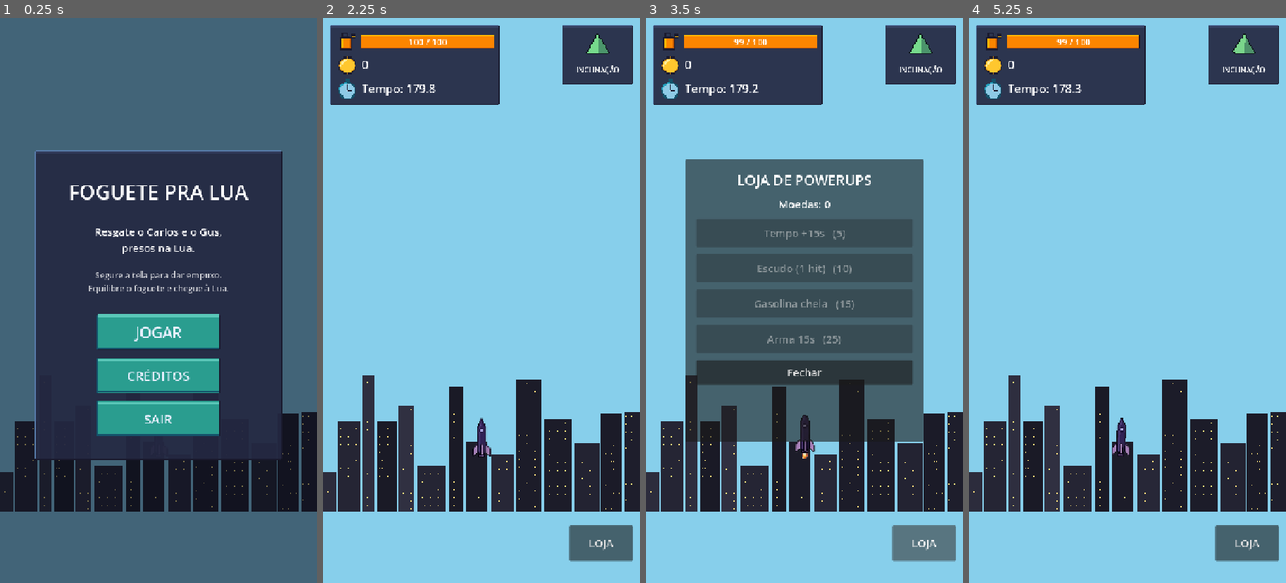
Above: before the commit, frames 1-4 (left to right).
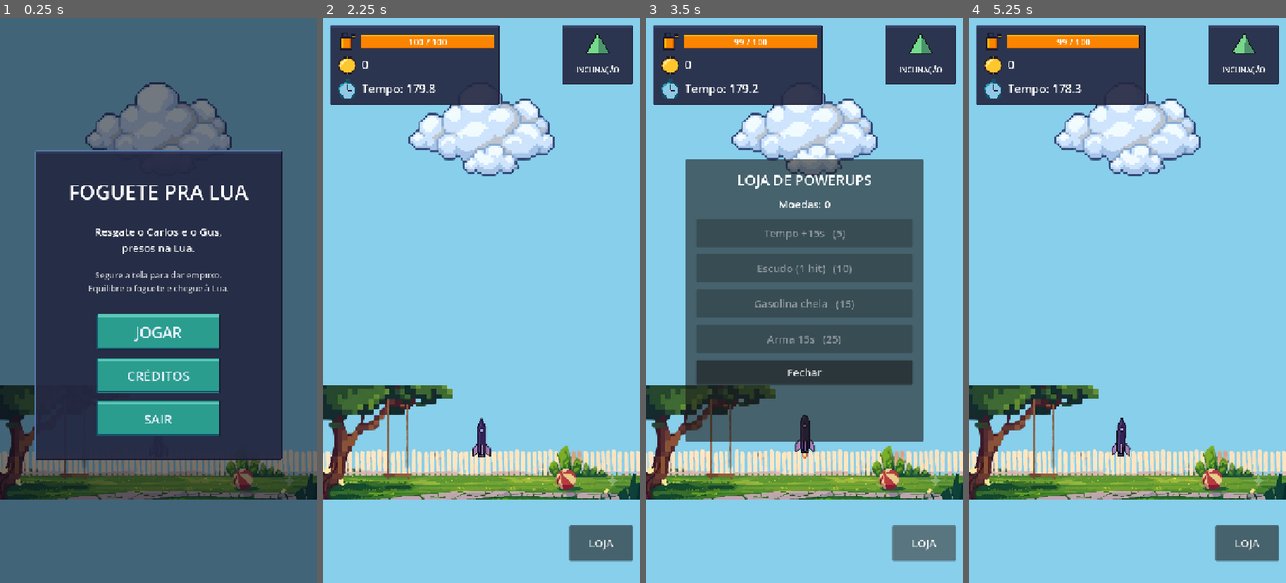
Above: after the commit, the same moments.

Repository: lucasevero/foguete-pra-lua
Game: Godot game, scene res://main.tscn
Same seed, same stepped clock (60 frames per second), same inputs: the game is played once before the commit and once after it.
Inputs:
- Up to frame 1 (0.25 s): no input
- Up to frame 2 (2.25 s): click "JOGAR" at 0.5 s; click "Atender" at 1.25 s; click "Pular" at 2 s
- Up to frame 3 (3.5 s): click "LOJA" at 2.75 s
- Up to frame 4 (5.25 s): click "Fechar" at 3.5 s; click "LOJA" at 4.25 s; click "Fechar" at 5 s

The runs differ from the first frame. In frame 1, 13% of the frame differs, in the area x 0-100%, y 11-88%; in frame 2, 21%, in the area x 0-100%, y 13-88%; in frame 3, 20%; in frame 4, 21%.

Commit message:
Wire background + fuel pixel-art assets
background (parallax_bg): bg_city.png on the City marker (backyard, scale 0.4),
bg_moon.png on the Moon marker (scale 0.9), new Clouds node with bg_clouds.png
(low altitude, fades out as you climb). Dropped the procedural city/moon
placeholders; stars stay procedural until bg_stars arrives.
pickups: fuel_can.png replaces the fuel ColorRect (collision 44x44).

Cutscene backgrounds and the coin HUD icon were already wired by their owners.

Verified: imports clean, editor renders, web re-exported.

Co-Authored-By: Claude Opus 4.8 <noreply@anthropic.com>

Diff:
--- a/fuel.tscn
+++ b/fuel.tscn
@@ -1,19 +1,16 @@
-[gd_scene load_steps=3 format=3]
+[gd_scene load_steps=4 format=3]
 
 [ext_resource type="Script" path="res://fuel.gd" id="1"]
+[ext_resource type="Texture2D" path="res://assets/sprites/pickups/fuel_can.png" id="2"]
 
 [sub_resource type="RectangleShape2D" id="1"]
-size = Vector2(28, 28)
+size = Vector2(44, 44)
 
 [node name="Fuel" type="Area2D"]
 script = ExtResource("1")
 
-[node name="Sprite" type="ColorRect" parent="."]
-offset_left = -14.0
-offset_top = -14.0
-offset_right = 14.0
-offset_bottom = 14.0
-color = Color(0.3, 0.9, 0.4, 1)
+[node name="Sprite" type="Sprite2D" parent="."]
+texture = ExtResource("2")
 
 [node name="Collision" type="CollisionShape2D" parent="."]
 shape = SubResource("1")
--- a/parallax_bg.gd
+++ b/parallax_bg.gd
@@ -1,13 +1,10 @@
 extends Node2D
 ## DONO: Dev C — camadas de fundo. Área: pickups.
-## Céu (gradiente por código) + estrelas (Parallax2D, aparecem no espaço) +
-## CIDADE/chão no início (skyline estilo São Paulo) + Lua (bola) no topo.
+## Céu (gradiente por código) + nuvens (baixa altitude) + estrelas (surgem no
+## espaço) + CIDADE/quintal no início + Lua (destino) no topo.
 ##
 ## Escuta GameEvents.altitude_changed (0.0 = chão, 1.0 = Lua).
-##
-## PLACEHOLDERS PROCEDURAIS: enquanto não chega a pixel art, gera texturas
-## simples em código. Pra usar o sprite real: no editor, arraste o PNG pra
-## `texture` do nó (StarsSprite / City / Moon) — o placeholder some sozinho.
+## Estrelas ainda são placeholder procedural (sem asset bg_stars ainda).
 
 @export var earth_sky: Color = Color(0.53, 0.81, 0.92)
 @export var deep_space: Color = Color(0.02, 0.02, 0.08)
@@ -17,6 +14,7 @@
 @onready var sky_rect: ColorRect = $SkyLayer/SkyRect
 @onready var stars: Parallax2D = $Stars
 @onready var stars_sprite: Sprite2D = $Stars/StarsSprite
+@onready var clouds: Sprite2D = $Clouds
 @onready var city: Sprite2D = $City
 @onready var moon: Sprite2D = $Moon
 
@@ -26,21 +24,23 @@
 	if stars_sprite.texture == null:
 		stars_sprite.texture = _make_star_tile(256)
 		stars.repeat_size = Vector2(256, 256)
-	if city.texture == null:
-		city.texture = _make_city(720, 340)
+
+	city.scale = Vector2(0.4, 0.4)          # bg_city 1800x700 -> ~720 de largura
 	city.position = Vector2(360, ground_y)
-	if moon.texture == null:
-		moon.texture = _make_disc(240, Color(0.82, 0.82, 0.86))
+	moon.scale = Vector2(0.9, 0.9)
 	moon.position = Vector2(360, moon_y)
+	clouds.scale = Vector2(0.7, 0.7)
+	clouds.position = Vector2(360, ground_y - 700)  # camada baixa, acima do quintal
 
 	_on_altitude_changed(0.0)
 
 func _on_altitude_changed(ratio: float) -> void:
 	var r := clampf(ratio, 0.0, 1.0)
 	sky_rect.color = earth_sky.lerp(deep_space, r)
-	stars_sprite.modulate.a = r   # estrelas surgem conforme sobe pro espaço
+	stars_sprite.modulate.a = r                        # estrelas surgem no espaço
+	clouds.modulate.a = clampf(1.0 - r * 3.5, 0.0, 1.0) # nuvens só perto do chão
 
-# --- Placeholders procedurais (remover quando a pixel art entrar) ---
+# --- Placeholder procedural das estrelas (trocar quando chegar bg_stars) ---
 
 func _make_star_tile(size: int) -> ImageTexture:
 	var img := Image.create(size, size, false, Image.FORMAT_RGBA8)
@@ -49,39 +49,3 @@
 		var b := randf_range(0.6, 1.0)
 		img.set_pixel(randi() % size, randi() % size, Color(b, b, b, 1.0))
 	return ImageTexture.create_from_image(img)
-
-func _make_disc(diameter: int, color: Color) -> ImageTexture:
-	var img := Image.create(diameter, diameter, false, Image.FORMAT_RGBA8)
-	img.fill(Color(0, 0, 0, 0))
-	var radius := diameter / 2.0
-	var center := Vector2(radius, radius)
-	for y in diameter:
-		for x in diameter:
-			if Vector2(x, y).distance_to(center) <= radius - 1.0:
-				img.set_pixel(x, y, color)
-	return ImageTexture.create_from_image(img)
-
-func _make_city(w: int, h: int) -> ImageTexture:
-	# Skyline placeholder: prédios silhueta com janelas acesas (troca por pixel art).
-	var img := Image.create(w, h, false, Image.FORMAT_RGBA8)
-	img.fill(Color(0, 0, 0, 0))
-	var x := 0
-	while x < w:
-		var bw := randi_range(28, 64)
-		var bh := randi_range(90, h - 20)
-		var col := Color(0.10, 0.10, 0.15).lerp(Color(0.20, 0.20, 0.27), randf())
-		var right := mini(x + bw, w)
-		for by in range(h - bh, h):
-			for bx in range(x, right):
-				img.set_pixel(bx, by, col)
-		# janelas acesas
-		var yy := h - bh + 8
-		while yy < h - 6:
-			var xx := x + 5
-			while xx < right - 4:
-				if randf() < 0.45:
-					img.set_pixel(xx, yy, Color(1.0, 0.9, 0.5, 1.0))
-				xx += 6
-			yy += 9
-		x += bw + randi_range(2, 8)
-	return ImageTexture.create_from_image(img)
--- a/parallax_bg.tscn
+++ b/parallax_bg.tscn
@@ -1,6 +1,9 @@
-[gd_scene load_steps=2 format=3]
+[gd_scene load_steps=5 format=3]
 
 [ext_resource type="Script" path="res://parallax_bg.gd" id="1"]
+[ext_resource type="Texture2D" path="res://assets/sprites/background/bg_city.png" id="2"]
+[ext_resource type="Texture2D" path="res://assets/sprites/background/bg_moon.png" id="3"]
+[ext_resource type="Texture2D" path="res://assets/sprites/background/bg_clouds.png" id="4"]
 
 [node name="Background" type="Node2D"]
 z_index = -5
@@ -21,6 +24,11 @@
 [node name="StarsSprite" type="Sprite2D" parent="Stars"]
 centered = false
 
+[node name="Clouds" type="Sprite2D" parent="."]
+texture = ExtResource("4")
+
 [node name="City" type="Sprite2D" parent="."]
+texture = ExtResource("2")
 
 [node name="Moon" type="Sprite2D" parent="."]
+texture = ExtResource("3")
Not shown, added: assets/sprites/background/bg_city.png.import
Not shown, added: assets/sprites/background/bg_clouds.png.import
Not shown, added: assets/sprites/pickups/fuel_can.png.import
Not shown, changed: .claude/devlog/pickups.md
